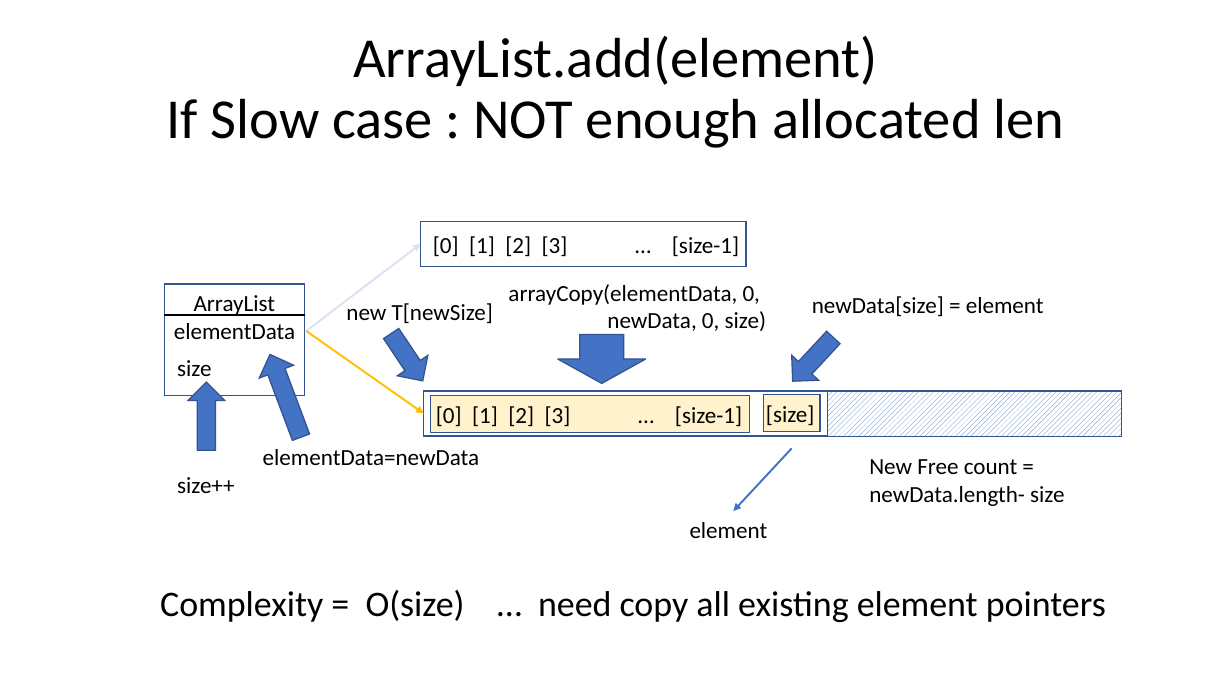
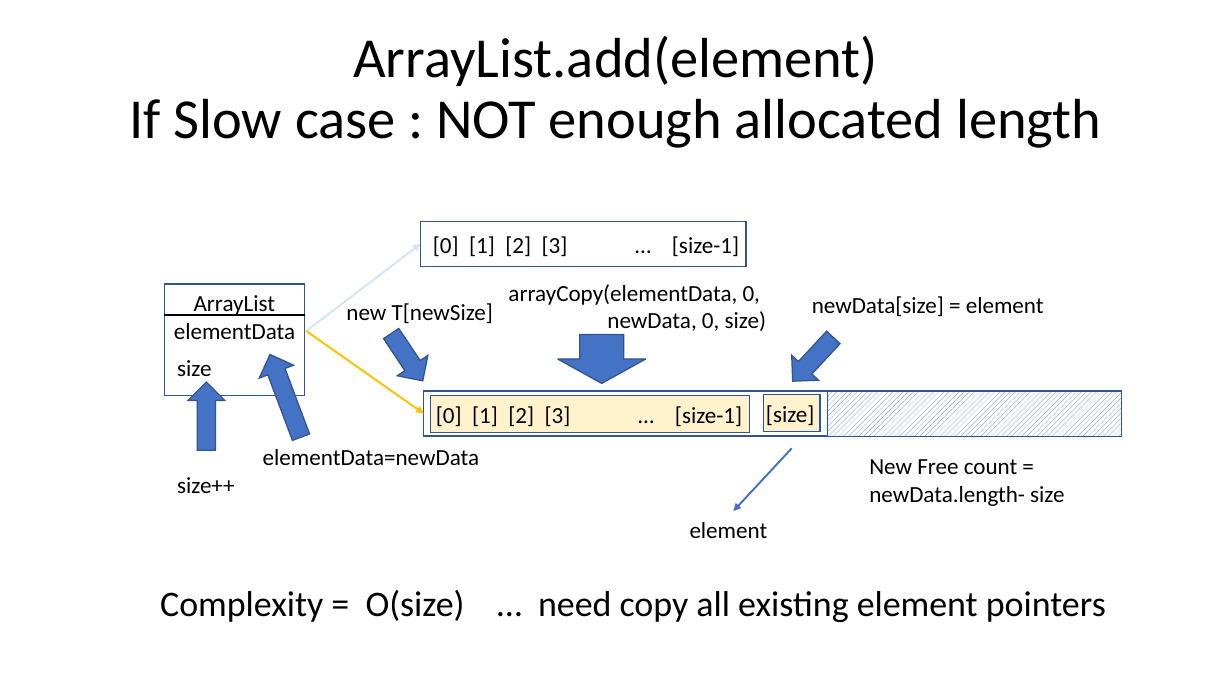
Before and after one commit to Arnaud-Nauwynck/presentations, a slide deck: slide 6 of java/Basic-Data-Structures.pptx. Drawn at 1232x693 pixels with LibreOffice and Linux fonts; fonts in the diff are those of the drawing. Boxes give left, top, right and bottom in pixels: in the first picture for what was removed or moved away, otherwise in the second. Text is boxed around its words. In the diff, an @@ line names an element or a change of style, - is before the commit and + after.

```diff
--- a/java/Basic-Data-Structures.pptx
+++ b/java/Basic-Data-Structures.pptx
@@ title at (x1=129, y1=36, x2=1101, y2=148): text changed @@
-ArrayList.add(element)
-If Slow case : NOT enough allocated len
+ArrayList.add(element)
+If Slow case : NOT enough allocated length
```
Also in this commit, not shown: 4 other slides changed, 21 slides added.
